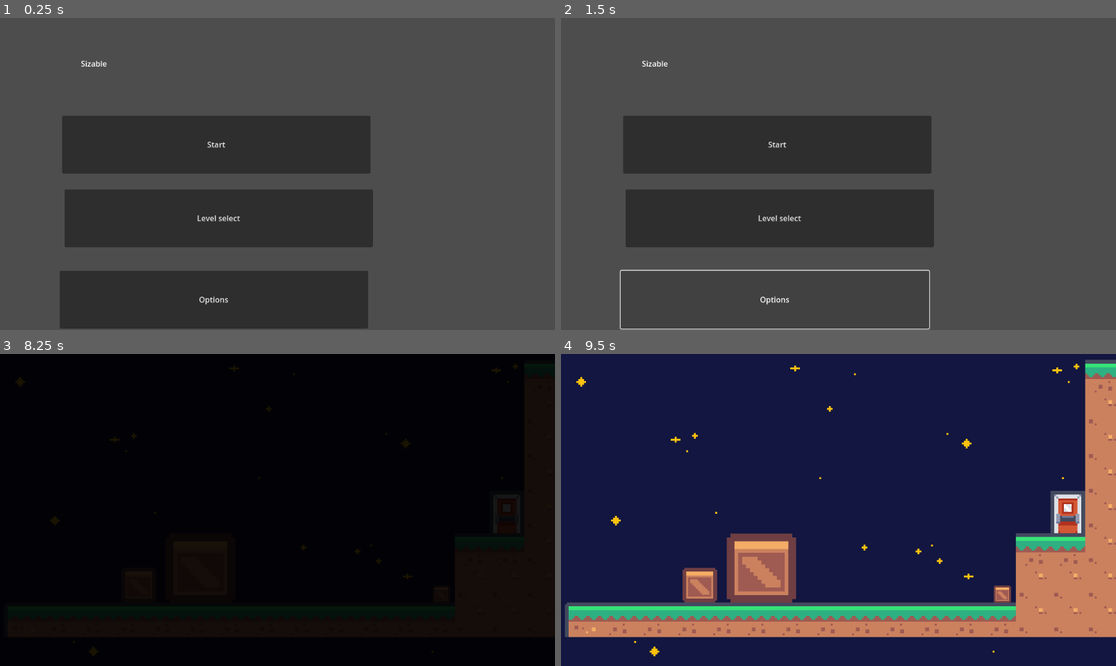
Above: before the commit, frames 1-4 (two rows, left to right).
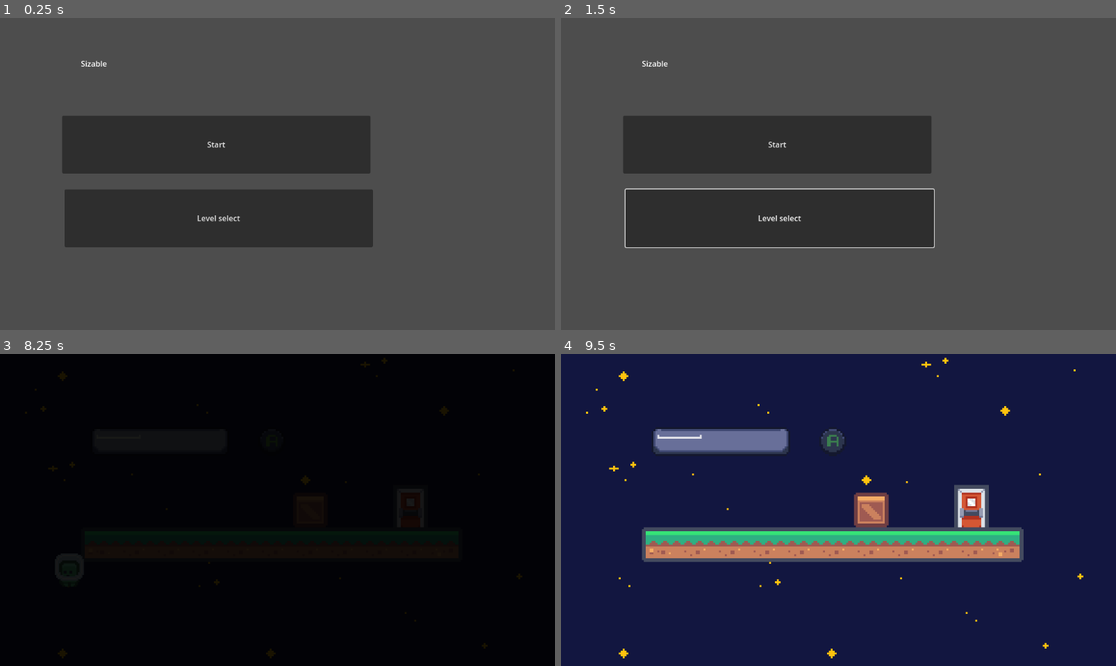
Above: after the commit, the same moments.

Repository: E-Be/GMTK_GJ2024
Game: Godot game, scene res://scenes/levels/levelWorld.tscn
Two runs of this game, one before a commit and one after it. Both use one fixed random seed, a clock stepped at 60 frames per second and the inputs below.
Inputs (mouse positions are in pixels of both pictures, inside the frame that each line leads up to):
- Up to frame 1 (0.25 s): no input
- Up to frame 2 (1.5 s): click "Level select" at 0.5 s; click (777, 298) at 1.25 s, where only the run before the commit has a clickable "Options"
- Up to frame 3 (8.25 s): click "Start" at 2 s; click "Start" at 2.75 s; tap Enter at 3.5, 8 s; move the mouse to (399, 494) at 3.52 s; hold D (move_right) 3.53-5.03 s; tap S (look_down) at 3.6, 6.6 s; tap Space (jump) at 3.77, 4.52, 5.75, 6.02, 6.77, 7.52 s; move the mouse to (166, 525) at 4.27 s; tap W (look_up) at 4.35, 7.35 s; move the mouse to (333, 441) at 5.02 s; hold A (move_left) 5.03-5.78 s; hold Right mouse button (shoot_minus) 5.03-5.78 s; move the mouse to (249, 572) at 5.77 s; hold D (move_right) 5.78-7.28 s; click (249, 572) at 5.85 s; move the mouse to (444, 556) at 6.52 s; tap R (reload_scene, bound only after the commit) at 7.15 s; move the mouse to (111, 463) at 7.27 s; hold A (move_left) 7.28-8.03 s; move the mouse to (305, 510) at 8.02 s; hold D (move_right) from 8.03 s (still down); hold Right mouse button (shoot_minus) from 8.03 s (still down)
- Up to frame 4 (9.5 s): move the mouse to (755, 432) at 8.77 s; release D (move_right) at 8.78 s; release Right mouse button (shoot_minus) at 8.78 s; hold A (move_left) from 8.78 s (still down); click (755, 432) at 8.85 s; tap Space (jump) at 9.02 s

The runs differ from the first frame. In frame 1, 10% of the frame differs, in the area x 10-67%, y 81-100%; in frame 2, 1.1%; in frame 3, less than 0.1%; in frame 4, 33%, in the area x 0-100%, y 1-98%.

Commit message:
Added scene reload

Diff:
--- a/autoload/scene_manager.gd
+++ b/autoload/scene_manager.gd
@@ -32,3 +32,6 @@
 
 func changeScene():
 	get_tree().change_scene_to_file("res://scenes/levels/level" + nextScene + ".tscn")
+
+func reloadScene():
+	loadLevel(currentScene)
--- a/project.godot
+++ b/project.godot
@@ -68,6 +68,12 @@
 , Object(InputEventJoypadMotion,"resource_local_to_scene":false,"resource_name":"","device":-1,"axis":1,"axis_value":1.0,"script":null)
 ]
 }
+reload_scene={
+"deadzone": 0.5,
+"events": [Object(InputEventKey,"resource_local_to_scene":false,"resource_name":"","device":-1,"window_id":0,"alt_pressed":false,"shift_pressed":false,"ctrl_pressed":false,"meta_pressed":false,"pressed":false,"keycode":0,"physical_keycode":82,"key_label":0,"unicode":114,"echo":false,"script":null)
+, Object(InputEventJoypadButton,"resource_local_to_scene":false,"resource_name":"","device":-1,"button_index":8,"pressure":0.0,"pressed":false,"script":null)
+]
+}
 
 [physics]
 
--- a/scenes/levels/level3.tscn
+++ b/scenes/levels/level3.tscn
@@ -6,7 +6,6 @@
 [ext_resource type="Texture2D" uid="uid://npmyqbvx3no4" path="res://sprites/TIleMaps/Background.png" id="4_5eat3"]
 [ext_resource type="PackedScene" uid="uid://bxs8hss0q0atc" path="res://scenes/objects/crate.tscn" id="5_04ck0"]
 [ext_resource type="PackedScene" uid="uid://crwf1ea2sv08o" path="res://scenes/player.tscn" id="6_bsyuk"]
-[ext_resource type="PackedScene" uid="uid://dc5i3pao7roud" path="res://scenes/weapon.tscn" id="7_77r12"]
 
 [sub_resource type="TileSetAtlasSource" id="TileSetAtlasSource_e5k7r"]
 texture = ExtResource("1_02tjl")
--- a/scenes/title_screen.tscn
+++ b/scenes/title_screen.tscn
@@ -30,7 +30,7 @@
 theme = SubResource("Theme_68fwr")
 text = "Start"
 
-[node name="Button2" type="Button" parent="."]
+[node name="LevelSelect" type="Button" parent="."]
 layout_mode = 0
 offset_left = 134.0
 offset_top = 356.0
@@ -39,13 +39,4 @@
 text = "Level select
 "
 
-[node name="Button3" type="Button" parent="."]
-layout_mode = 0
-offset_left = 124.0
-offset_top = 525.0
-offset_right = 764.0
-offset_bottom = 645.0
-text = "Options
-"
-
 [connection signal="pressed" from="StartButton" to="." method="_on_start_button_pressed"]
--- a/scripts/player.gd
+++ b/scripts/player.gd
@@ -53,6 +53,10 @@
 		if weapon:
 			weapon.fire(Constants.StateChange.PLUS, shootDirection)
 
+	#Reset level
+	if Input.is_action_pressed("reload_scene"):
+		SceneManager.reloadScene()
+
 	if not canMove:
 		velocity.x = 0
 
Not shown: 1 places in scenes/levels/level3.tscn that only renumber resources
